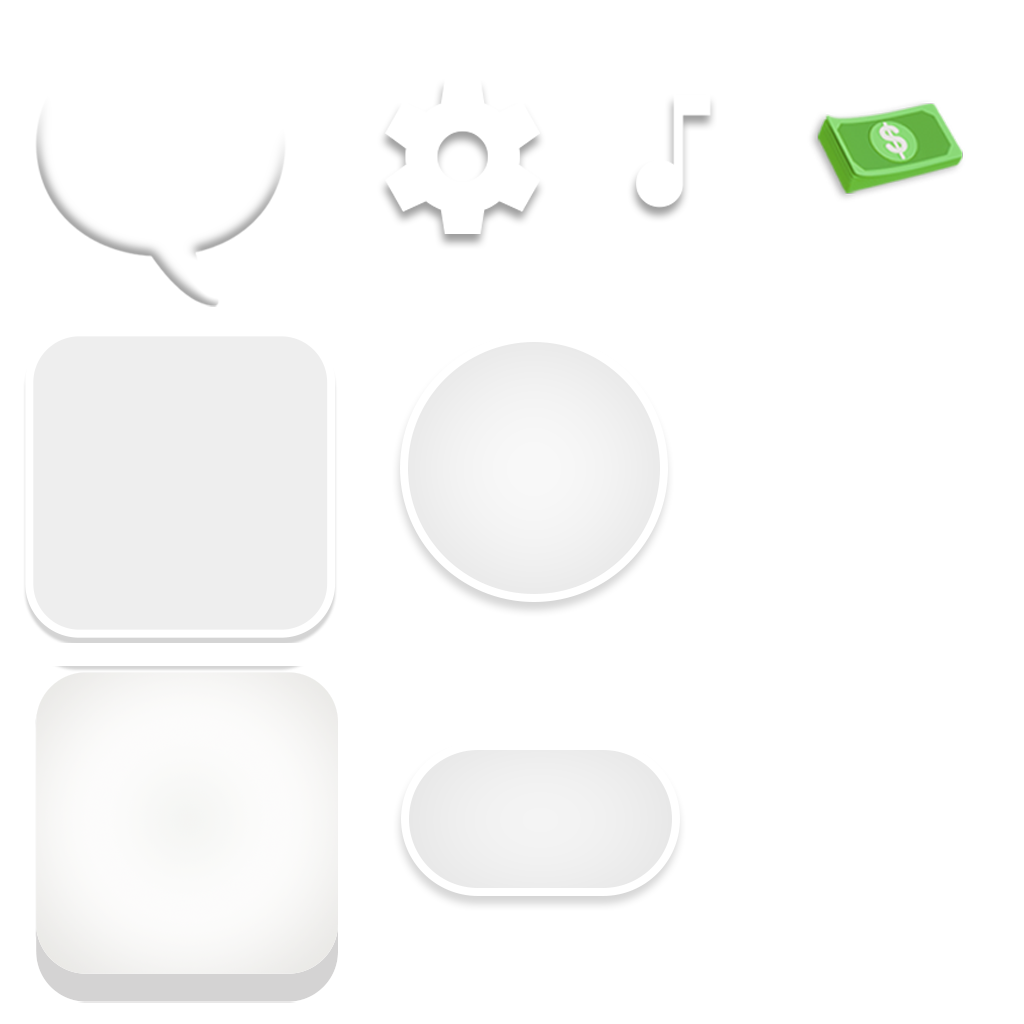
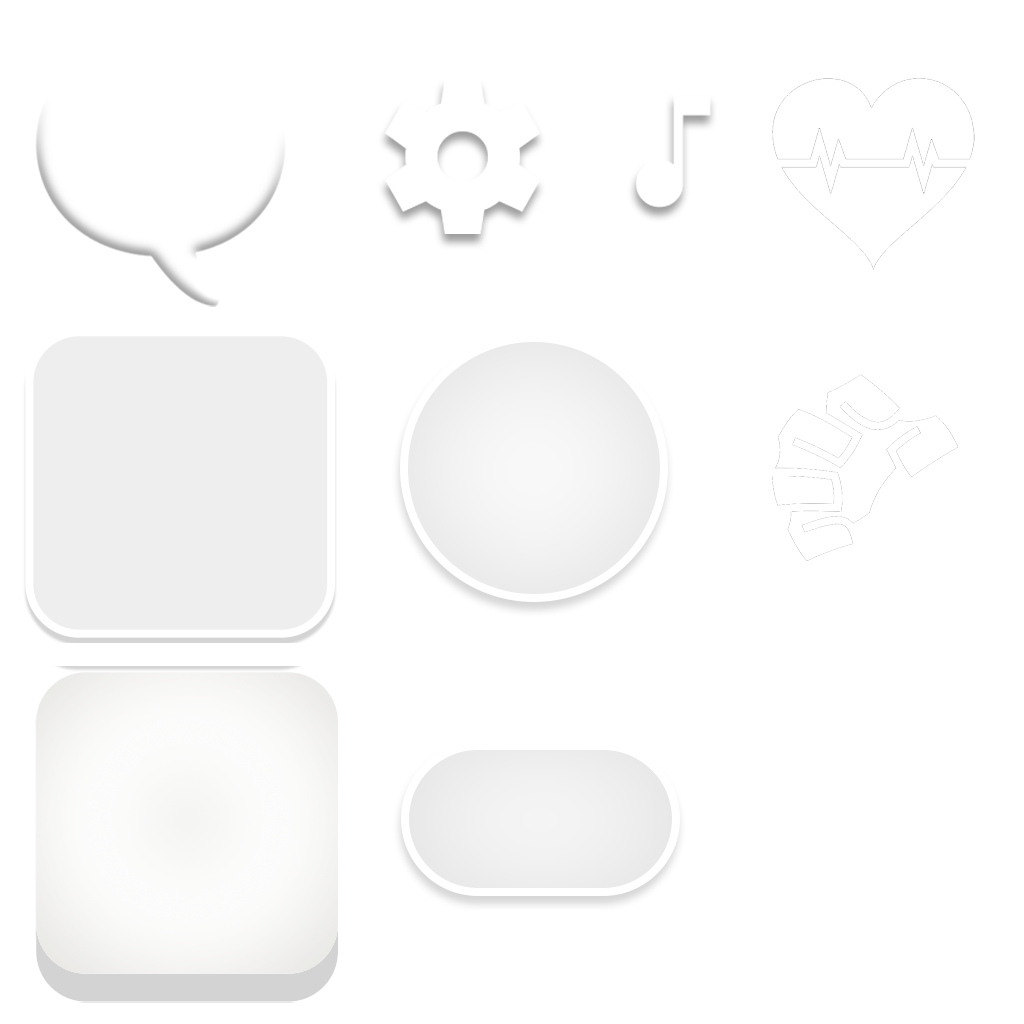
Layer changes from the first (1024, 1024) image to the second:
added layer "grab" above "heart-beats" over [772, 374, 958, 561]
renamed "Layer 3" to "heart-beats", moved it above "Layer 5", painted on it over [772, 78, 975, 270]
